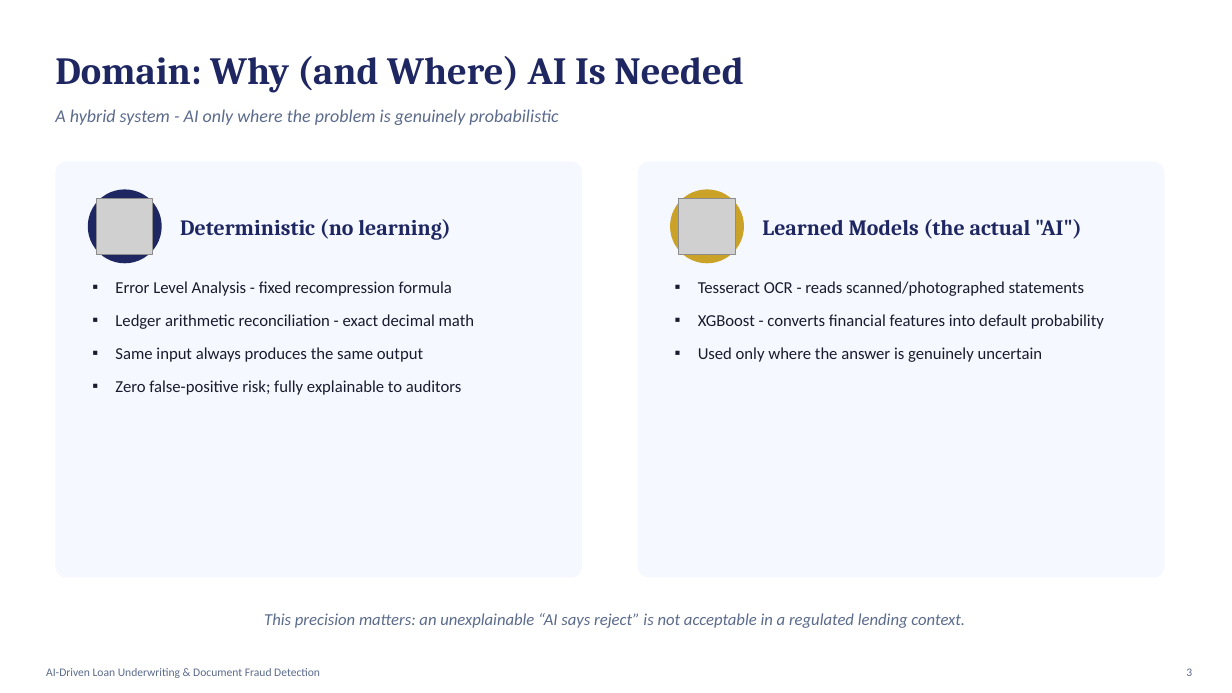
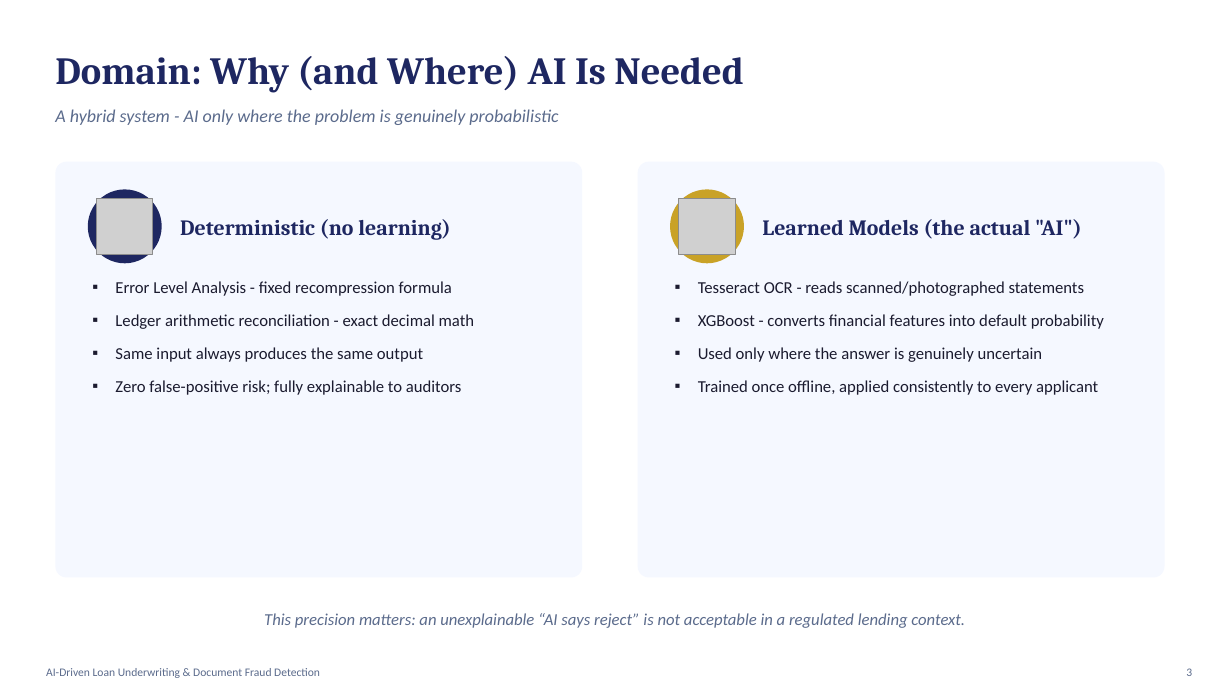
Before and after one commit to naresh-srinivasan/loan_tampering, a slide deck: slide 3 of AI-Driven-Loan-Underwriting-Presentation.pptx. Drawn at 1232x693 pixels with LibreOffice and Linux fonts; fonts in the diff are those of the drawing; grey boxes stand for pictures. Boxes give left, top, right and bottom in pixels: in the first picture for what was removed or moved away, otherwise in the second. Text is boxed around its words. In the diff, an @@ line names an element or a change of style, - is before the commit and + after.

```diff
--- a/AI-Driven-Loan-Underwriting-Presentation.pptx
+++ b/AI-Driven-Loan-Underwriting-Presentation.pptx
@@ text at (698,380,1098,395): paragraph added @@
+▪ Trained once offline, applied consistently to every applicant
```
Also in this commit, not shown: 5 other slides changed.
